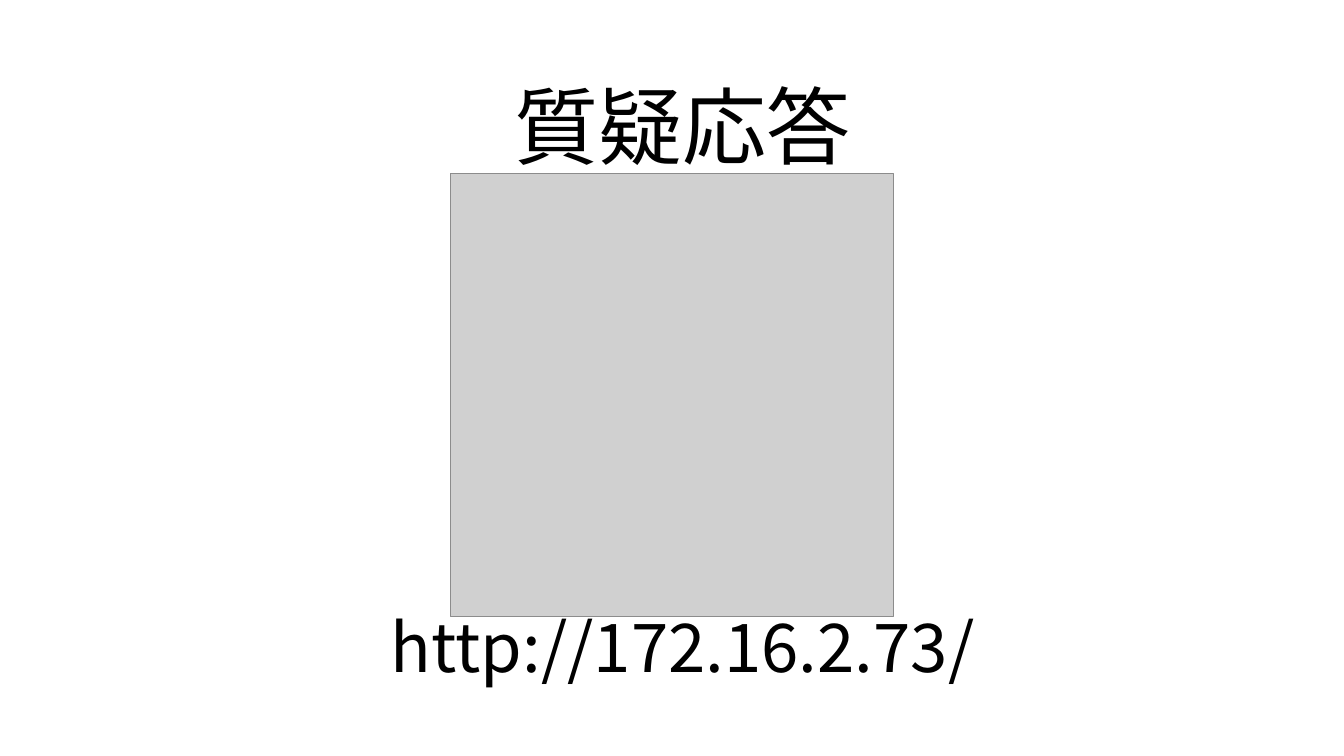
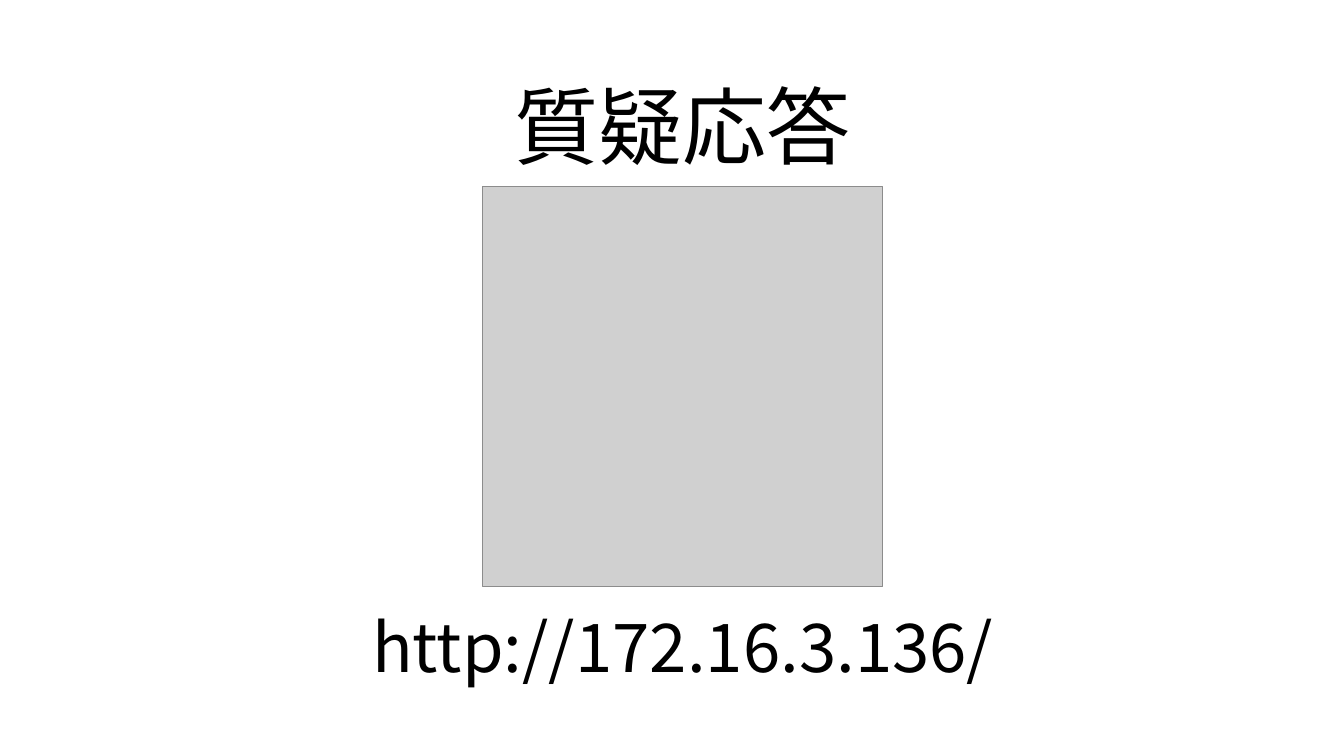
Before and after one commit to ivy239007/PG-, a slide deck: slide 9 of プレゼン資料.pptx. Drawn at 1344x756 pixels with LibreOffice and Linux fonts; fonts in the diff are those of the drawing; grey boxes stand for pictures; background and template pictures are left out. Boxes give left, top, right and bottom in pixels: in the first picture for what was removed or moved away, otherwise in the second. Text is boxed around its words. In the diff, an @@ line names an element or a change of style, - is before the commit and + after.

```diff
--- a/プレゼン資料.pptx
+++ b/プレゼン資料.pptx
@@ picture: place and size @@
-picture at (451,173,894,617)
+picture at (483,187,883,587)
@@ text at (372,618,993,688): text changed @@
-http://172.16.2.73/
+http://172.16.3.136/
```
Also in this commit, not shown: 1 other slide changed, 1 other file.
